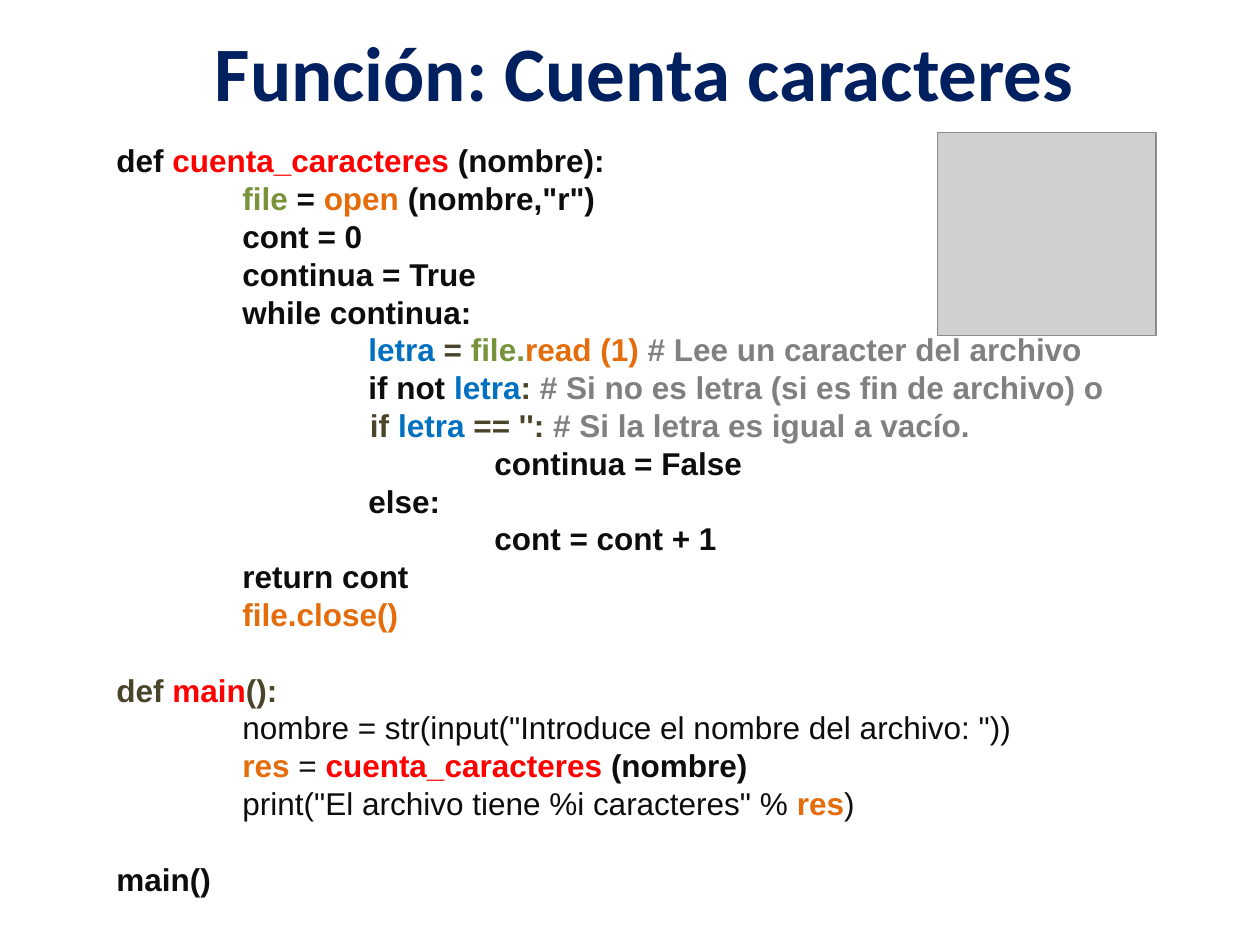
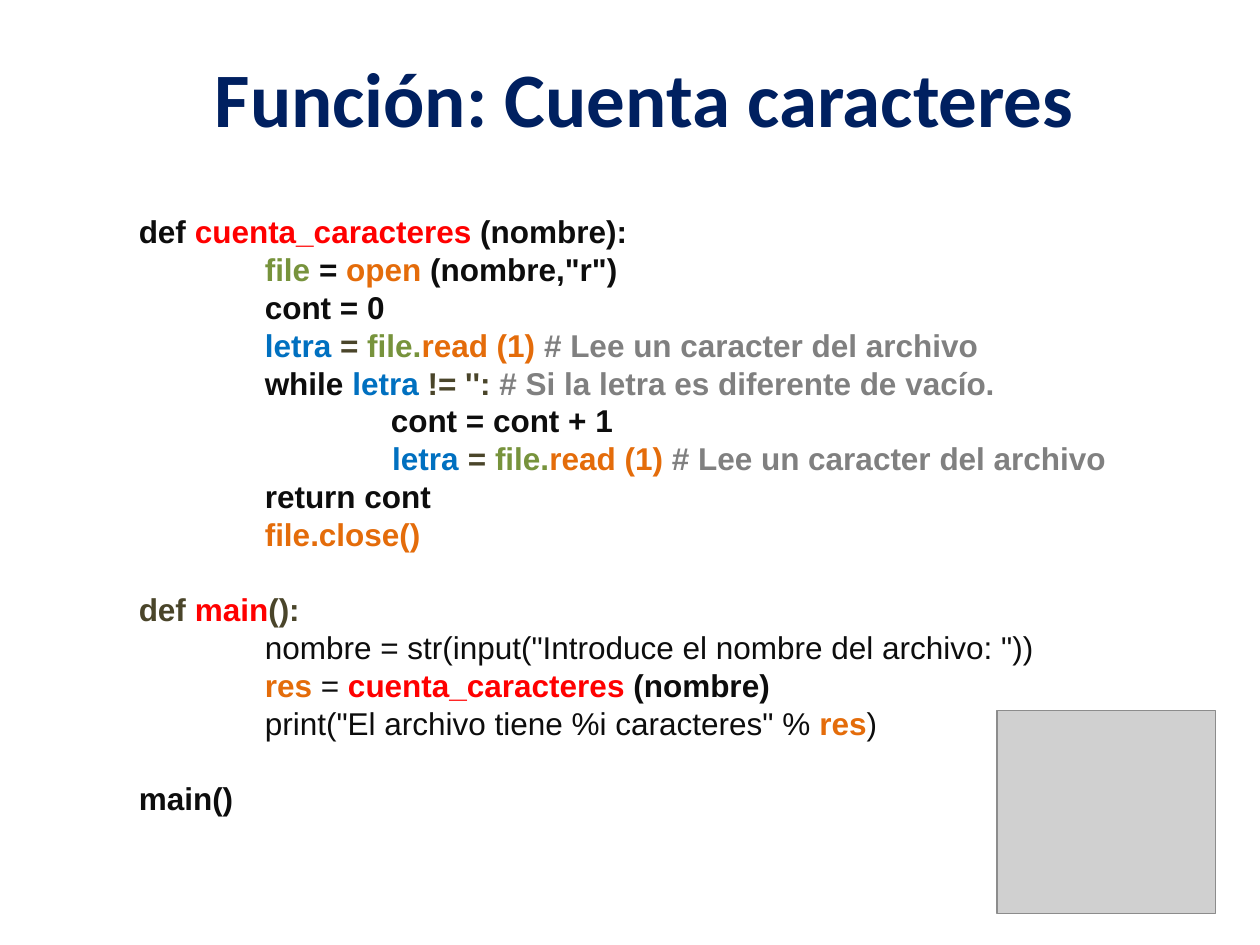
Before and after one commit to lizetheP/PensamientoC, a slide deck: slide 23 of CalendarioAgo2022/presentaciones/12_Archivos.pptx. Drawn at 1260x945 pixels with LibreOffice and Linux fonts; fonts in the diff are those of the drawing; grey boxes stand for pictures. Boxes give left, top, right and bottom in pixels: in the first picture for what was removed or moved away, otherwise in the second. Text is boxed around its words. In the diff, an @@ line names an element or a change of style, - is before the commit and + after.

```diff
--- a/CalendarioAgo2022/presentaciones/12_Archivos.pptx
+++ b/CalendarioAgo2022/presentaciones/12_Archivos.pptx
@@ text "Función: Cuenta caracteres" moved from (x1=215, y1=47, x2=1073, y2=102) to (x1=215, y1=73, x2=1073, y2=128) @@
@@ text "def cuenta_caracteres (nombre):" moved from (x1=116, y1=149, x2=1103, y2=897) to (x1=139, y1=220, x2=1106, y2=816) @@
@@ text at (x1=242, y1=263, x2=475, y2=325): paragraphs removed @@
-continua = True
-while continua:
@@ text at (x1=265, y1=334, x2=978, y2=363): alignment left to justified @@
@@ text at (x1=265, y1=372, x2=994, y2=396): text changed @@
-if not letra: # Si no es letra (si es fin de archivo) o
-if letra == '': # Si la letra es igual a vacío.
-continua = False
-else:
+while letra != '': # Si la letra es diferente de vacío.
@@ text at (x1=392, y1=447, x2=1106, y2=476): paragraph added @@
+letra = file.read (1) # Lee un caracter del archivo
@@ picture moved from (x1=937, y1=132, x2=1155, y2=335) to (x1=997, y1=711, x2=1215, y2=914) @@
```
Also in this commit, not shown: 5 other slides changed, 1 other file.
